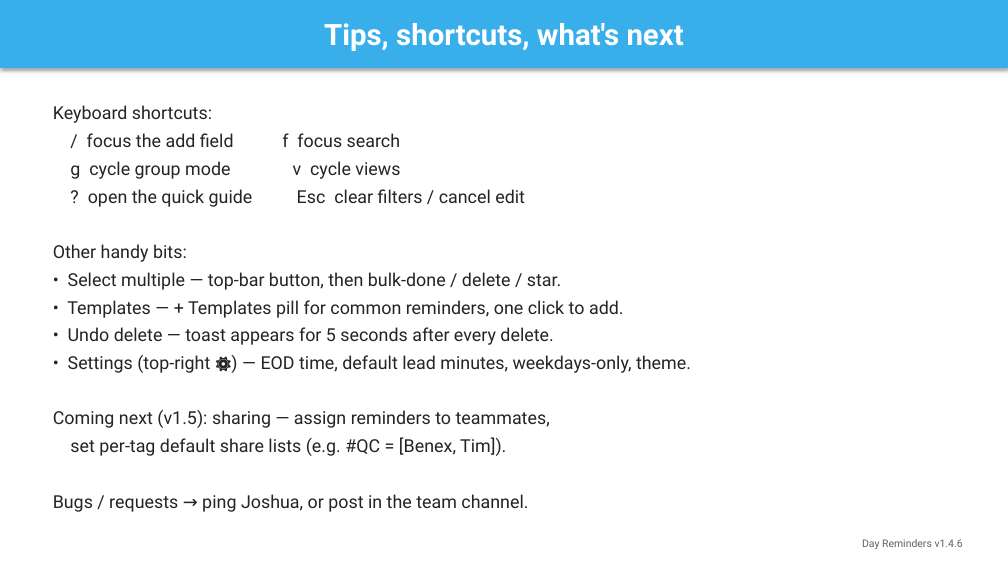
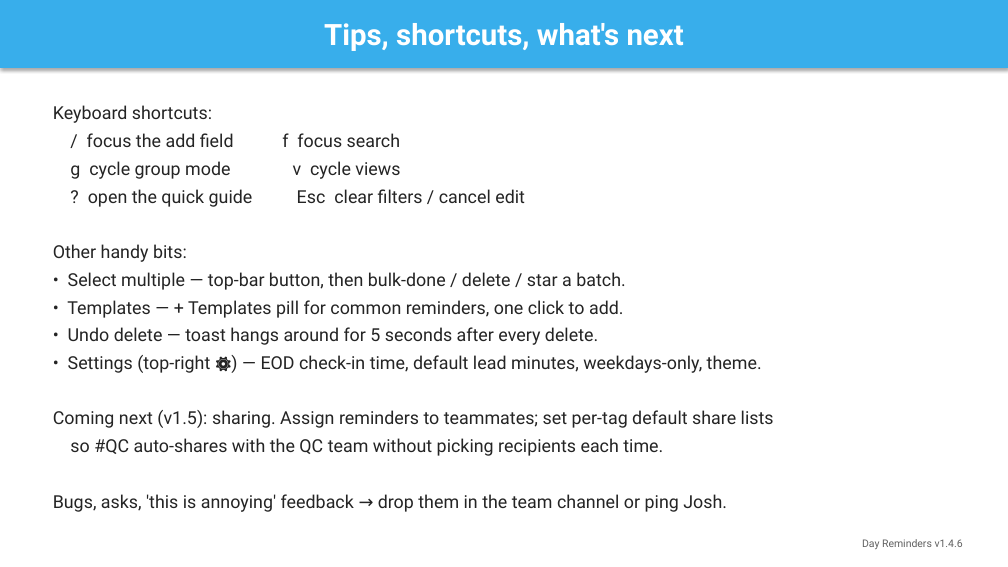
Before and after one commit to projectvelox/team-reminder, a slide deck: slide 9 of docs/DayReminders-Overview.pptx. Drawn at 1008x567 pixels with LibreOffice and Linux fonts; fonts in the diff are those of the drawing. Boxes give left, top, right and bottom in pixels: in the first picture for what was removed or moved away, otherwise in the second. Text is boxed around its words. In the diff, an @@ line names an element or a change of style, - is before the commit and + after.

```diff
--- a/docs/DayReminders-Overview.pptx
+++ b/docs/DayReminders-Overview.pptx
@@ text at <box>68,272,626,290</box>: text changed @@
-• Select multiple — top-bar button, then bulk-done / delete / star.
+• Select multiple — top-bar button, then bulk-done / delete / star a batch.
@@ text at <box>53,327,774,512</box>: text changed @@
-• Undo delete — toast appears for 5 seconds after every delete.
-• Settings (top-right ⚙) — EOD time, default lead minutes, weekdays-only, theme.
-Coming next (v1.5): sharing — assign reminders to teammates,
-set per-tag default share lists (e.g. #QC = [Benex, Tim]).
-Bugs / requests → ping Joshua, or post in the team channel.
+• Undo delete — toast hangs around for 5 seconds after every delete.
+• Settings (top-right ⚙) — EOD check-in time, default lead minutes, weekdays-only, theme.
+Coming next (v1.5): sharing. Assign reminders to teammates; set per-tag default share lists
+so #QC auto-shares with the QC team without picking recipients each time.
+Bugs, asks, 'this is annoying' feedback → drop them in the team channel or ping Josh.
```
Also in this commit, not shown: 7 other slides changed, 3 other files.
